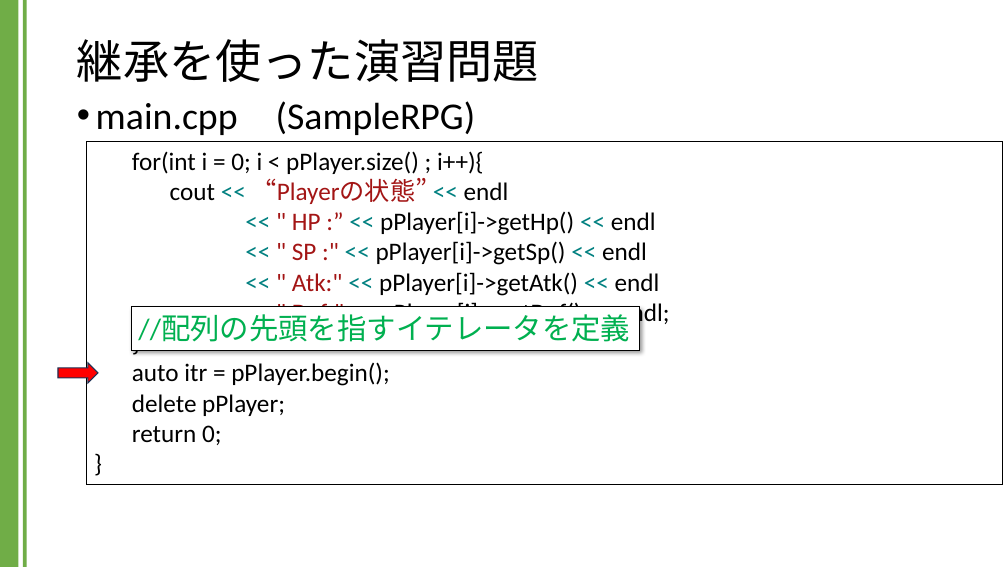
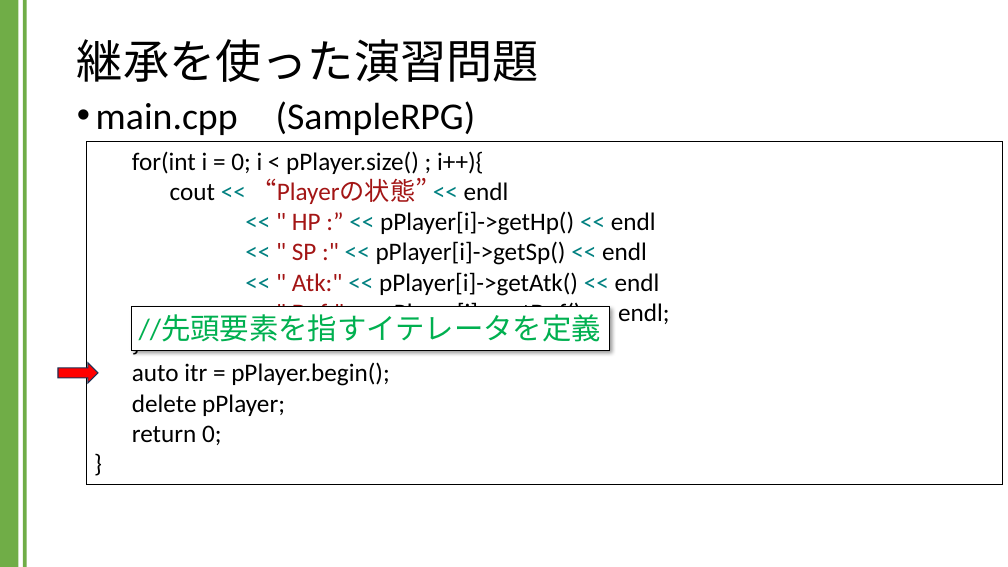
Before and after one commit to kic-murata/cpp2024, a slide deck: slide 13 of 授業資料/演習課題：継承.pptx (slide 12 before the commit). Drawn at 1008x567 pixels with LibreOffice and Linux fonts; fonts in the diff are those of the drawing. Boxes give left, top, right and bottom in pixels: in the first picture for what was removed or moved away, otherwise in the second. Text is boxed around its words. In the diff, an @@ line names an element or a change of style, - is before the commit and + after.

```diff
--- a/授業資料/演習課題：継承.pptx
+++ b/授業資料/演習課題：継承.pptx
@@ rectangle "//先頭要素を指すイテレータを定義": place and size @@
-rectangle "//先頭要素を指すイテレータを定義" at [131, 307, 639, 350]
+rectangle "//先頭要素を指すイテレータを定義" at [131, 307, 609, 350]
@@ text in rectangle at [139, 315, 602, 342]: text changed @@
-//配列の先頭を指すイテレータを定義
+//先頭要素を指すイテレータを定義
```
Also in this commit, not shown: 1 other slide changed, 1 slide added, 1 other file.
